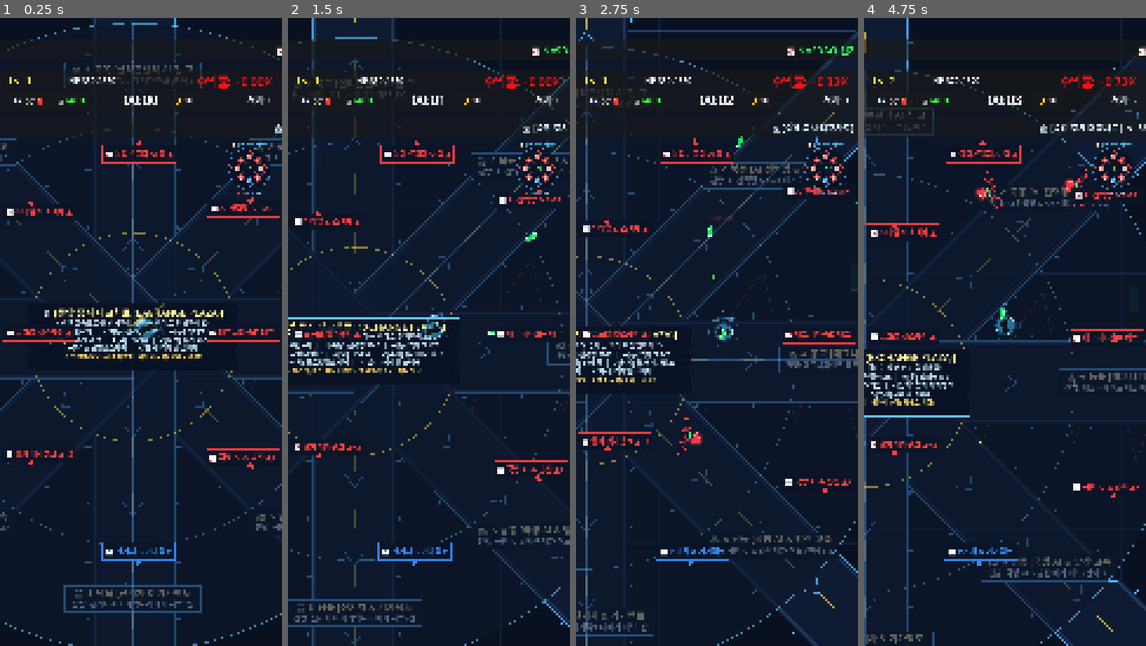
Above: before the commit, frames 1-4 (left to right).
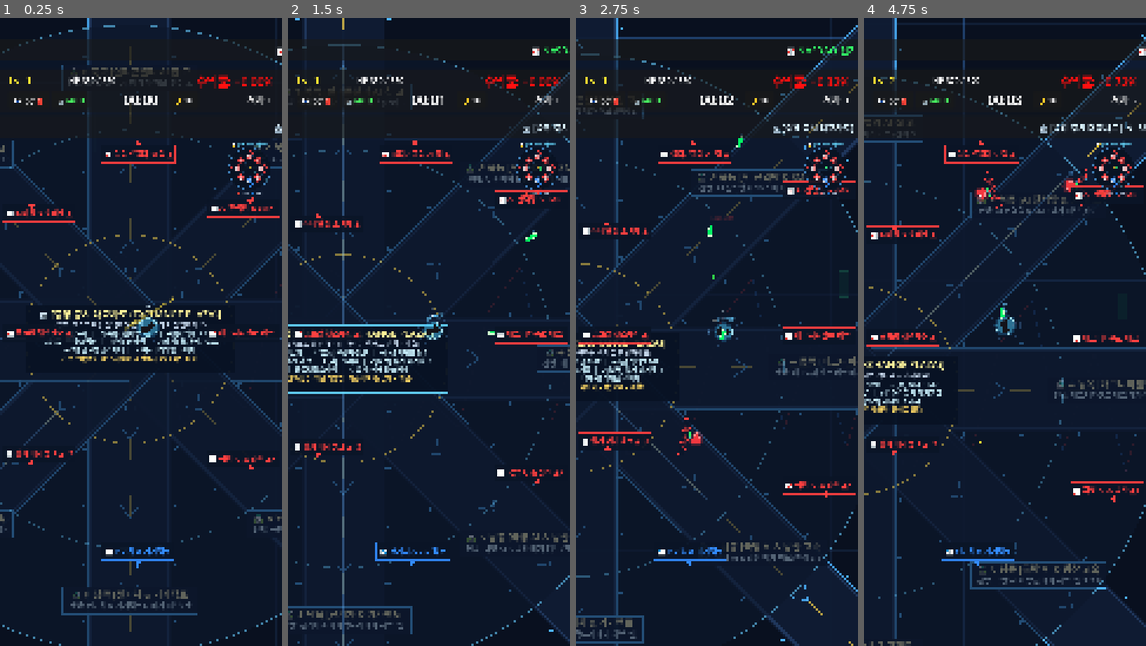
Above: after the commit, the same moments.

Repository: gamcatch/stock-rpg
Game: Godot game, scene res://scenes/main.tscn
Same seed, same stepped clock (60 frames per second), same inputs: the game is played once before the commit and once after it.
Inputs (mouse positions are in pixels of both pictures, inside the frame that each line leads up to):
- Up to frame 1 (0.25 s): no input
- Up to frame 2 (1.5 s): move the mouse to (491, 300) at 0.52 s; hold D (move_right) 0.53-1.25 s; click (491, 300) at 0.67 s; drag from (372, 363) to (437, 332) at 1.27 s
- Up to frame 3 (2.75 s): move the mouse to (745, 193) at 2.02 s; hold D (move_right) from 2.03 s (still down)
- Up to frame 4 (4.75 s): release D (move_right) at 2.75 s; drag from (990, 457) to (999, 275) at 2.77 s; click "🤖 퀀트 AI 모델 [신규 매수] 모든 무기 공격력 …" at 3.5 s; click "🧲 유동성 흡수 (자석) [신규 매수] 배당금 젬 흡…" at 4.25 s

The runs differ from the first frame. In frame 1, 11% of the frame differs, in the area x 0-100%, y 0-100%; in frame 2, 12%; in frame 3, 13%; in frame 4, 13%.

Commit message:
feat: 자동 사냥 다중 섹터 순회 알고리즘 개편 - 거리 패널티 98% 완화, 섹터 순회 보너스, 16초 수확 후 타 섹터 전환, 고속도로 순항 가속

Diff:
--- a/scenes/player.gd
+++ b/scenes/player.gd
@@ -21,7 +21,10 @@
 var auto_status_text: String = "🤖 AUTO 사냥 중"
 var patrol_timer: float = 0.0
 var current_target_stock: Dictionary = {}
-var target_reevaluate_timer: float = 0.0
+var stay_at_target_timer: float = 0.0
+var is_on_highway_cruise: bool = false
+var visited_stock_cooldowns: Dictionary = {}
+var visited_sector_cooldowns: Dictionary = {}
 
 func _ready():
 	add_to_group("player")
@@ -38,14 +41,24 @@
 		Global.auto_play_toggled.connect(_on_auto_play_toggled)
 	is_auto_play = Global.auto_play_enabled
 
+func _rotate_to_next_sector():
+	if not current_target_stock.is_empty():
+		var old_stock_name = current_target_stock.get("name", "")
+		var old_sec_key = current_target_stock.get("sector_key", "")
+		visited_stock_cooldowns[old_stock_name] = 60.0 # 동일 종목 60초간 재방문 방지
+		if not old_sec_key.is_empty():
+			visited_sector_cooldowns[old_sec_key] = 45.0 # 동일 섹터 45초간 재방문 방지 (타 섹터 적극 순회!)
+	current_target_stock = _select_best_rising_stock()
+
 func _on_stock_vi_triggered(stock_name: String, _duration: float):
 	if not current_target_stock.is_empty() and current_target_stock.get("name", "") == stock_name:
-		var old_name = current_target_stock.get("name", "")
-		current_target_stock = _select_best_rising_stock()
+		visited_stock_cooldowns[stock_name] = 75.0
+		stay_at_target_timer = 0.0
+		_rotate_to_next_sector()
 		var new_name = current_target_stock.get("name", "다음 급등주")
-		var new_rate = current_target_stock.get("rate", 0.0)
-		auto_status_text = "🚨 [%s VI 발동] -> [%s (+%.1f%%)] 이동!" % [old_name, new_name, new_rate]
-		print("[AutoPlay AI] VI 발동 감지! %s 거래 정지 -> 새로운 상승 종목 %s(으)로 즉시 전환!" % [old_name, new_name])
+		var new_sec = current_target_stock.get("sector_name", "")
+		auto_status_text = "🚨 [%s VI 발동] -> [%s (%s)] 즉시 이동!" % [stock_name, new_name, new_sec]
+		print("[AutoPlay AI] VI 발동 감지! %s 거래 정지 -> 새로운 섹터 %s(%s)로 이동!" % [stock_name, new_name, new_sec])
 
 func _on_auto_play_toggled(enabled: bool):
 	is_auto_play = enabled
@@ -194,6 +207,8 @@
 
 	var scalping_lvl = Global.skills["scalping"]["level"] if Global.skills.has("scalping") else 0
 	var speed_mult = (1.6 if is_hodl_active else 1.0) * Global.player_speed_modifier * Global.bonus_speed_multiplier * (1.0 + scalping_lvl * 0.10)
+	if is_auto_play and is_on_highway_cruise:
+		speed_mult *= 1.4 # 섹터 간 고속도로 이동 시 쾌속 순항 가속 +40%!
 
 	if not is_auto_play:
 		velocity = input_dir.normalized() * move_speed * speed_mult
@@ -216,11 +231,11 @@
 		iframe_timer -= delta
 
 # ------------------------------------------------------------------------------
-# 🤖 방치형 자율 사냥 & 급등주 추적 AI (Auto-Play Logic)
+# 🤖 방치형 자율 사냥 & 전국/글로벌 섹터 순회 AI (Auto-Play Logic)
 # ------------------------------------------------------------------------------
 func _select_best_rising_stock() -> Dictionary:
 	var best_stock: Dictionary = {}
-	var best_score: float = -99999.0
+	var best_score: float = -999999.0
 
 	for sec_key in MarketDataManager.sectors.keys():
 		var sec = MarketDataManager.sectors[sec_key]
@@ -235,41 +250,66 @@
 			var st_pos = stock.get("world_pos", sec.get("position", Vector2.ZERO))
 			var dist = global_position.distance_to(st_pos)
 
-			# 상승 종목 최우선 가중치 (상승률이 높을수록 압도적 우선순위)
-			# 1. 상승률 가산: 1%당 200점
-			# 2. 양수(상승) 프리미엄: +2000점
-			# 3. 거리 패널티: 1000px당 100점 (너무 먼 곳보다는 합리적 경로)
-			var score = (rate * 200.0) - (dist / 10.0)
+			# 1. 상승률(rate) 기본 점수 (1%당 300점)
+			var score = (rate * 300.0)
+
+			# 2. 양수(상승) 프리미엄
 			if rate > 0.0:
-				score += 2000.0
+				score += 3000.0
 			if rate >= 8.0:
-				score += 1000.0 # 상한가/급등주 초우선
+				score += 1500.0 # 고수익 급등주 추가 보너스
+
+			# 3. 새로운 섹터 우선 탐방 보너스 (여러 섹터 적극 순회!)
+			if not current_target_stock.is_empty():
+				var cur_sec = current_target_stock.get("sector_key", "")
+				if sec_key != cur_sec and not visited_sector_cooldowns.has(sec_key):
+					score += 2500.0 # 다른 미방문 섹터로 이동하는 강력한 인센티브!
+
+			# 4. 최근 방문 종목/섹터 감점 (방금 수확 완료한 곳 제외)
+			if visited_stock_cooldowns.has(stock["name"]):
+				score -= 8000.0
+			if visited_sector_cooldowns.has(sec_key):
+				score -= 4000.0
+
+			# 5. 거리 감점 대폭 완화 (기존 dist / 10.0 -> dist * 0.015 로 98% 완화!)
+			# 5000px 거리라도 감점은 고작 75점에 불과하여 전 섹터를 자유롭게 순회!
+			score -= (dist * 0.015)
 
 			if score > best_score:
 				best_score = score
-				best_stock = stock
+				best_stock = stock.duplicate()
+				best_stock["sector_key"] = sec_key
+				best_stock["sector_name"] = sec.get("name", "")
 
 	return best_stock
 
 func _calculate_auto_play_direction(delta: float) -> Vector2:
-	# 1. 속보 긴급 목표가 유효하고 아직 도착하지 않았을 때
+	# 1. 최근 방문 쿨다운 타이머 감쇄
+	for k in visited_stock_cooldowns.keys():
+		visited_stock_cooldowns[k] -= delta
+		if visited_stock_cooldowns[k] <= 0.0:
+			visited_stock_cooldowns.erase(k)
+
+	for k in visited_sector_cooldowns.keys():
+		visited_sector_cooldowns[k] -= delta
+		if visited_sector_cooldowns[k] <= 0.0:
+			visited_sector_cooldowns.erase(k)
+
+	# 2. 속보 긴급 목표가 유효하고 아직 도착하지 않았을 때
 	if auto_target_pos != Vector2.ZERO:
 		var to_news = auto_target_pos - global_position
 		if to_news.length() > 220.0:
 			auto_status_text = "🚨 속보 성역으로 고속도로 질주!"
+			is_on_highway_cruise = true
 			return to_news.normalized()
 		else:
 			auto_target_pos = Vector2.ZERO # 도착 완료
 
-	# 2. 주기적으로 최적의 상승 종목 재평가 (6초 주기 또는 타겟이 비었거나 VI에 걸렸을 때)
-	target_reevaluate_timer += delta
-	if current_target_stock.is_empty() or current_target_stock.get("is_halted", false) or target_reevaluate_timer >= 6.0:
-		target_reevaluate_timer = 0.0
-		var new_target = _select_best_rising_stock()
-		if not new_target.is_empty():
-			current_target_stock = new_target
-
-	# 3. 주변 적 위험 감지 (근접 위협 적 회피 & 카이팅)
+	# 3. 현재 타겟 검증 및 없으면 즉시 선택
+	if current_target_stock.is_empty() or current_target_stock.get("is_halted", false):
+		current_target_stock = _select_best_rising_stock()
+
+	# 4. 근접 위험 적 회피 & 카이팅 (< 230px)
 	var enemies = get_tree().get_nodes_in_group("enemy")
 	var danger_enemy: Node2D = null
 	var min_danger_dist: float = 230.0
@@ -291,35 +331,52 @@
 			# 측면 회피 기동
 			return Vector2(-to_danger.y, to_danger.x).normalized() * 0.85
 
-	# 4. 근처 배당금 젬(EXP) 흡수 (가까운 반경 220px)
+	# 5. 근처 배당금 젬(EXP) 흡수 (가까운 반경 220px)
 	var gems = get_tree().get_nodes_in_group("exp_gem")
 	if not gems.is_empty():
 		for g in gems:
 			if is_instance_valid(g) and global_position.distance_to(g.global_position) < 220.0:
 				return (g.global_position - global_position).normalized()
 
-	# 5. 상승 종목 성역으로 질주 & 수확
+	# 6. 상승 종목 성역으로 질주 & 순회 파밍
 	if not current_target_stock.is_empty():
 		var st_name = current_target_stock.get("name", "상승 종목")
 		var st_rate = current_target_stock.get("rate", 0.0)
+		var sec_name = current_target_stock.get("sector_name", "")
 		var st_pos = current_target_stock.get("world_pos", global_position)
 		var to_st = st_pos - global_position
 		var dist_to_st = to_st.length()
 
-		# 해당 종목 성역으로 이동 중
-		if dist_to_st > 320.0:
+		# 해당 종목 성역으로 이동 중 (고속도로 쾌속 이동)
+		if dist_to_st > 350.0:
+			is_on_highway_cruise = true
 			var sign_str = "+" if st_rate >= 0.0 else ""
-			auto_status_text = "🚀 [급등주 추적] %s (%s%.1f%%)" % [st_name, sign_str, st_rate]
+			auto_status_text = "🛣️ [%s] %s (%s%.1f%%) 고속 순항" % [sec_name, st_name, sign_str, st_rate]
 			return to_st.normalized()
 		else:
-			# 성역 도착: 해당 종목 제단 주변을 순회하며 집중 사냥 & 배당 수확!
+			# 성역 도착: 해당 종목 제단 주변에서 16초간 체류하며 집중 사냥 & 배당 수확!
+			is_on_highway_cruise = false
+			stay_at_target_timer += delta
+			var time_left = int(ceil(max(0.0, 16.0 - stay_at_target_timer)))
+			auto_status_text = "🔥 [%s +%.1f%%] 수확 중 (%ds)" % [st_name, st_rate, time_left]
+
+			# 16초 체류 완료 시 다음 섹터 급등주로 전환!
+			if stay_at_target_timer >= 16.0:
+				stay_at_target_timer = 0.0
+				_rotate_to_next_sector()
+				if not current_target_stock.is_empty():
+					var next_st = current_target_stock.get("name", "")
+					var next_sec = current_target_stock.get("sector_name", "")
+					auto_status_text = "✅ [%s] 수확 완료! -> [%s (%s)] 출발!" % [st_name, next_st, next_sec]
+				return Vector2.ZERO
+
 			patrol_timer += delta
-			auto_status_text = "🔥 [%s +%.1f%%] 상승 랠리 집중 사냥" % [st_name, st_rate]
-			var orbit_vec = Vector2(cos(patrol_timer * 1.6), sin(patrol_timer * 1.6)) * 140.0
+			var orbit_vec = Vector2(cos(patrol_timer * 1.6), sin(patrol_timer * 1.6)) * 150.0
 			var patrol_target = st_pos + orbit_vec
 			return (patrol_target - global_position).normalized()
 
-	# 6. 기본 폴백: 중앙 광장 주변 완만한 패트롤
+	# 7. 기본 폴백: 중앙 광장 주변 완만한 패트롤
+	is_on_highway_cruise = false
 	patrol_timer += delta
 	return Vector2(cos(patrol_timer * 0.8), sin(patrol_timer * 0.8))
 
